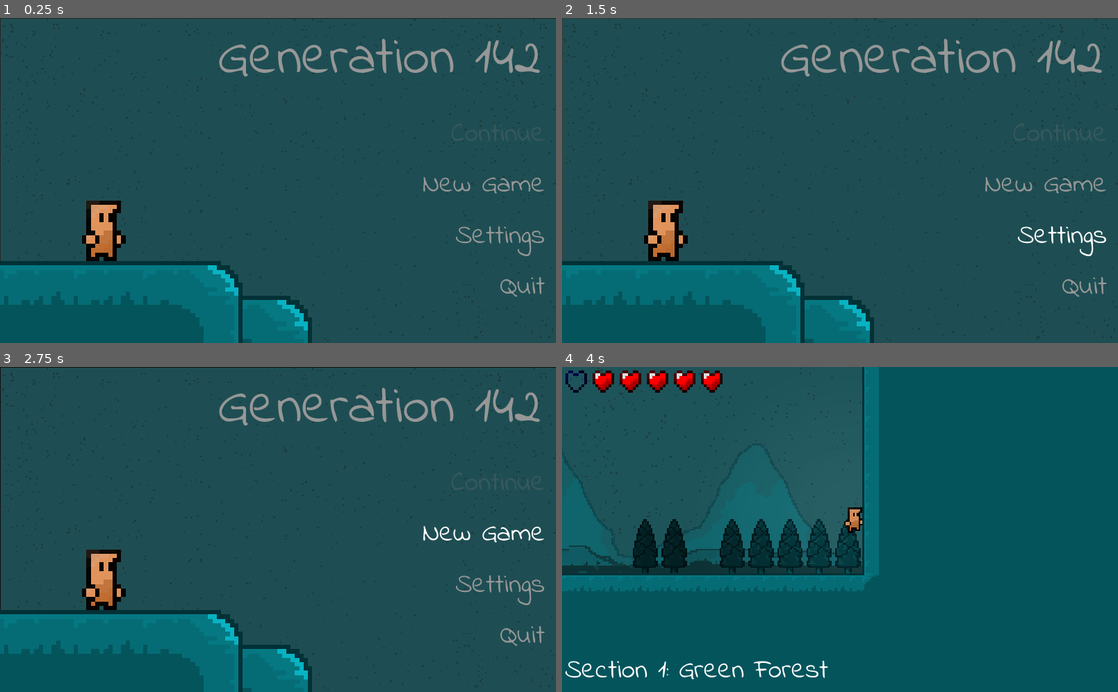
Above: before the commit, frames 1-4 (two rows, left to right).
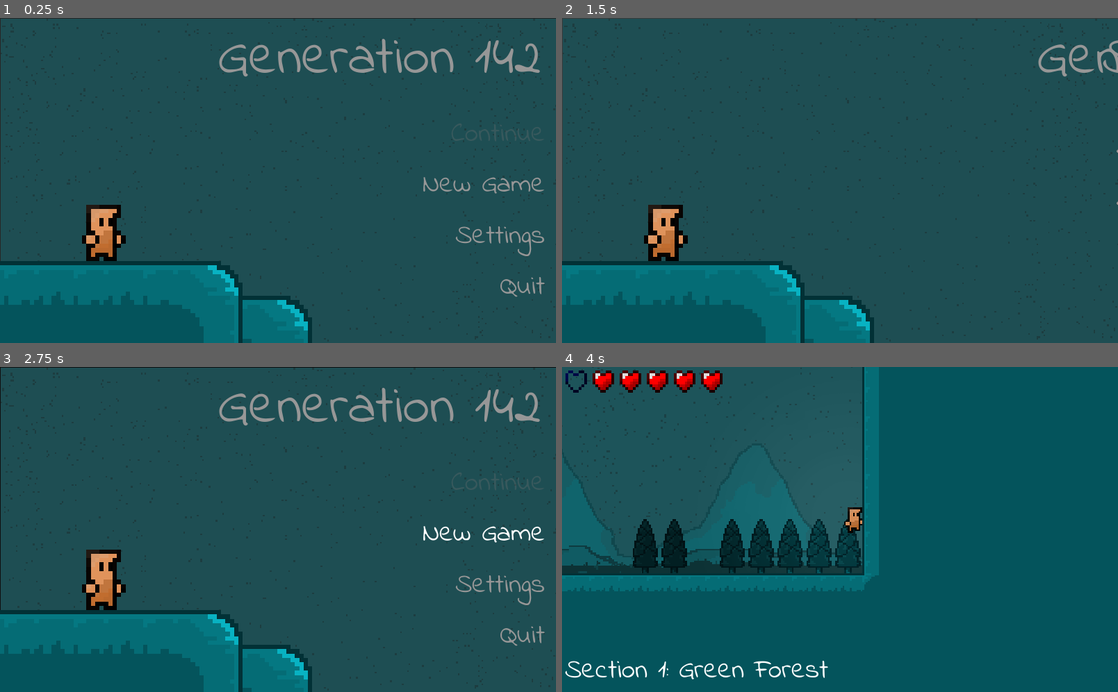
Above: after the commit, the same moments.

Repository: Zeno3463/Generation-142
Game: Godot game, scene res://scenes/Menu.tscn
The game is run twice, just before and just after one commit, with the same random seed, the same clock (stepped at 60 frames per second) and the same inputs. Sound files missing from this copy of the repository are replaced by a short silence.
Inputs (mouse positions are in pixels of both pictures, inside the frame that each line leads up to):
- Up to frame 1 (0.25 s): no input
- Up to frame 2 (1.5 s): click "Settings" at 0.5 s; click (1029, 239) at 1.25 s, where only the run after the commit has a clickable "Back"
- Up to frame 3 (2.75 s): click "New Game" at 2 s
- Up to frame 4 (4 s): click "New Game" at 2.75 s; move the mouse to (962, 513) at 3.52 s; hold Right (ui_right) from 3.53 s (still down); tap X (attack) at 3.6 s; tap Up (ui_up) at 3.77 s

The runs differ from the first frame. In frame 1, 0.2% of the frame differs, in the area x 15-22%, y 56-65%; in frame 2, 2.8%, in the area x 15-100%, y 6-86%; in frame 3, 0.2%; in frame 4, nothing differs.

Commit message:
update on menu screen
1. added functionality to the back button in the settings menu
2. fixed volume bug

Diff:
--- a/scenes/Menu.tscn
+++ b/scenes/Menu.tscn
@@ -112,7 +112,7 @@
 scale = Vector2( 4, 4 )
 z_index = 1
 frames = SubResource( 5 )
-frame = 2
+frame = 1
 speed_scale = 2.0
 playing = true
 
@@ -248,8 +248,8 @@
 }
 
 [node name="Settings" type="Control" parent="CanvasLayer"]
-visible = false
-margin_right = 40.0
+margin_left = 782.881
+margin_right = 822.881
 margin_bottom = 40.0
 rect_pivot_offset = Vector2( -323.247, 20 )
 script = ExtResource( 12 )
@@ -312,7 +312,7 @@
 min_value = -80.0
 max_value = 0.0
 
-[node name="Quit" type="Button" parent="CanvasLayer/Settings/VBoxContainer"]
+[node name="Back" type="Button" parent="CanvasLayer/Settings/VBoxContainer"]
 margin_top = 194.0
 margin_right = 301.0
 margin_bottom = 268.0
@@ -333,6 +333,8 @@
 
 [node name="AudioStreamPlayer" type="AudioStreamPlayer" parent="CanvasLayer"]
 stream = ExtResource( 9 )
+
+[node name="Tween" type="Tween" parent="CanvasLayer"]
 
 [node name="TileMap" type="TileMap" parent="."]
 position = Vector2( 7, 0 )
@@ -344,6 +346,8 @@
 
 [connection signal="button_down" from="CanvasLayer/Menu/VBoxContainer/Continue" to="CanvasLayer" method="_on_Continue_button_down"]
 [connection signal="button_down" from="CanvasLayer/Menu/VBoxContainer/New Game" to="CanvasLayer" method="_on_New_Game_button_down"]
+[connection signal="button_down" from="CanvasLayer/Menu/VBoxContainer/Settings" to="CanvasLayer" method="_on_Settings_button_down"]
 [connection signal="button_down" from="CanvasLayer/Menu/VBoxContainer/Quit" to="CanvasLayer" method="_on_Quit_button_down"]
 [connection signal="value_changed" from="CanvasLayer/Settings/VBoxContainer/Music Slider" to="CanvasLayer/Settings" method="_on_Music_Slider_value_changed"]
 [connection signal="value_changed" from="CanvasLayer/Settings/VBoxContainer/Sound Slider" to="CanvasLayer/Settings" method="_on_Sound_Slider_value_changed"]
+[connection signal="button_down" from="CanvasLayer/Settings/VBoxContainer/Back" to="CanvasLayer" method="_on_Back_button_down"]
--- a/scenes/Player.tscn
+++ b/scenes/Player.tscn
@@ -254,7 +254,7 @@
 position = Vector2( 0, -0.370039 )
 z_index = 1
 frames = SubResource( 33 )
-frame = 3
+frame = 1
 speed_scale = 2.0
 playing = true
 
--- a/scripts/Menu.gd
+++ b/scripts/Menu.gd
@@ -1,6 +1,10 @@
 extends CanvasLayer
 
 onready var ui = get_tree().get_root().get_node("/root/Ui")
+
+# settings variables
+var menu_start_pos = Vector2.ZERO
+var settings_start_pos = Vector2.ZERO
 
 func _ready():
 	var file = File.new()
@@ -9,10 +13,13 @@
 
 	ui.get_node("Lives").visible = false
 
+	menu_start_pos = $Menu.rect_global_position
+	settings_start_pos = $Settings.rect_global_position
+
 	for child in $Menu/VBoxContainer.get_children():
 		if child is Button and not child.disabled:
 			child.connect("mouse_entered", self, "_on_button_hover")
-
+	$Settings/VBoxContainer/Back.connect("mouse_entered", self, "_on_button_hover") # warning-ignore:return_value_discarded
 
 func _on_Continue_button_down():
 	play_click_sound()
@@ -43,3 +50,13 @@
 func play_click_sound():
 	$AudioStreamPlayer.stream = preload("res://sound effects/Press Button.wav")
 	$AudioStreamPlayer.play()
+
+func _on_Settings_button_down():
+	$Tween.interpolate_property($Settings, "rect_global_position", $Settings.rect_global_position, menu_start_pos, 0.5, Tween.TRANS_SINE, Tween.EASE_IN_OUT)
+	$Tween.interpolate_property($Menu, "rect_global_position", $Menu.rect_global_position, settings_start_pos, 0.5, Tween.TRANS_SINE, Tween.EASE_IN_OUT)
+	$Tween.start()
+
+func _on_Back_button_down():
+	$Tween.interpolate_property($Settings, "rect_global_position", $Settings.rect_global_position, settings_start_pos, 0.5, Tween.TRANS_SINE, Tween.EASE_IN_OUT)
+	$Tween.interpolate_property($Menu, "rect_global_position", $Menu.rect_global_position, menu_start_pos, 0.5, Tween.TRANS_SINE, Tween.EASE_IN_OUT)
+	$Tween.start()
--- a/scripts/Player.gd
+++ b/scripts/Player.gd
@@ -26,6 +26,7 @@
 	$Timer.connect("timeout", self, "_on_Timer_timeout") # warning-ignore:return_value_discarded
 	$AnimatedSprite.connect("animation_finished", self, "_on_AnimatedSprite_animation_finished") # warning-ignore:return_value_discarded
 
+func _process(_delta):
 	# set the volume of the audio stream Players
 	GlobalVariables.load_settings()
 	$Effects/Sound/AudioStreamPlayer.volume_db = GlobalVariables.sound_volume
